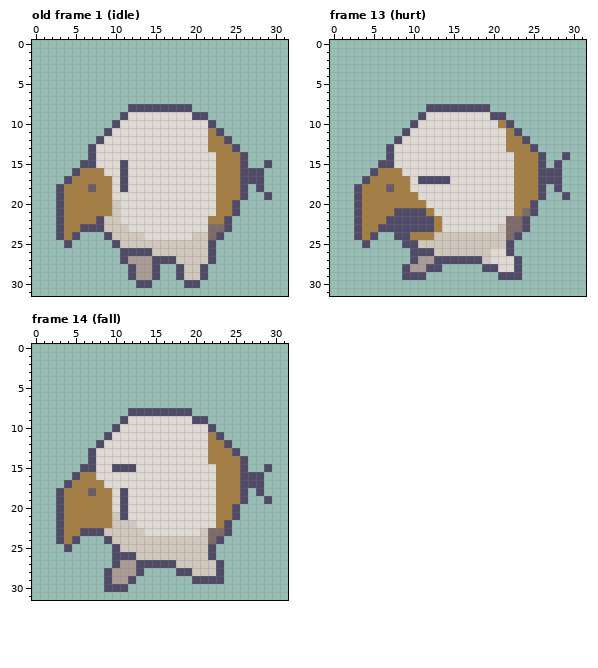
File history of a pixel-art file, characters/enemy/paroot/paroot.aseprite. That is the earlier state.
32x32 pixels, 14 frames. Shown: old frame 1 (idle), frame 13 (hurt), frame 14 (fall). The commit also changed other frames, which this record leaves out.
After the commit:
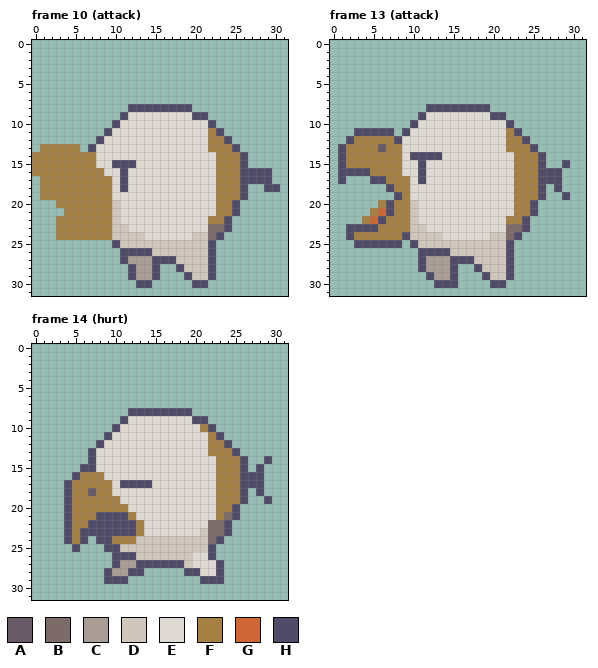
Palette (. is transparent): A #695a67  B #7c6b68  C #a99d95  D #cfc6bc  E #dfd9d3  F #a68043  G #cf6735  H #504b68
A new or re-ordered frame is compared with the old frame closest to it.
Author's note on the commit: Enemy attacks and nut bullets
From old to new:
frames re-ordered
--- frame 10 (attack) against old frame 1 (idle)
@@ x 0..31 @@
 12 ........HEEEEEEEEEEEEEFFH.......
-13 .......HEEEEEEEEEEEEEEFFFH......
-14 .......HEEEEEEEEEEEEEEEFFFH.....
-15 ......HHEEEHEEEEEEEEEEEFFFH..H..
-16 .....HFFFEEHEEEEEEEEEEEFFFHHH...
-17 ....HFFFFFEHEEEEEEEEEEEFFFHHH...
-18 ...HFFFAFFEHEEEEEEEEEEEFFFH.H...
-19 ...HFFFFFFEEEEEEEEEEEEEFFFH..H..
-20 ...HFFFFFFDEEEEEEEEEEEEFFH......
-21 ...HFFFFFFDEEEEEEEEEEEEFFH......
-22 ...HFFFFHDDEEEEEEEEEEEFFH.......
-23 ...HFFHHHDDDEEEEEEEEEEBBH.......
-24 ...HFH...HDDDDEEEEEEDDBH........
-25 ....H.....HDDDDDDDDDDDH.........
+13 .FFFFF.HEEEEEEEEEEEEEEFFFH......
+14 FFFFFFFFEEEEEEEEEEEEEEEFFFH.....
+15 FFFFFFFFEEHHHEEEEEEEEEEFFFH.....
+16 FFFFFFFFFEEHEEEEEEEEEEEFFFHHHH..
+17 .FFFFFFFFFEHEEEEEEEEEEEFFFHHHH..
+18 .FFFFFFFFFEHEEEEEEEEEEEFFFH..HH.
+19 .FFFFFFFFFEEEEEEEEEEEEEFFFH.....
+20 ...FFFFFFFDEEEEEEEEEEEEFFH......
+21 ....FFFFFFDEEEEEEEEEEEEFFH......
+22 ...FFFFFFFDEEEEEEEEEEEFFH.......
+23 ...FFFFFFFDDEEEEEEEEEEBBH.......
+24 ...FFFFFFFDDDDEEEEEEDDBH........
+25 ..........HDDDDDDDDDDDH.........
 26 ...........HHHHDDDDDDDH.........
 27 ...........HCCCHHHDDDDH.........
-28 ............HCCH..HDDH..........
-29 ............HCCH..HDDH..........
-30 .............HH....HH...........
+28 ............HCCH..HDDDH.........
+29 ............HCCH...HDDH.........
+30 .............HH.....HH..........
 31 ................................
--- frame 13 (attack)
@@ x 0..31 @@
  9 ...........HEEEEEEEEHH..........
-10 ..........HEEEEEEEEEEFH.........
-11 .........HEEEEEEEEEEEEFH........
-12 ........HEEEEEEEEEEEEEFFH.......
-13 .......HEEEEEEEEEEEEEEFFFH......
-14 .......HEEEEEEEEEEEEEEEFFFH..H..
-15 ......HHEEEEEEEEEEEEEEEFFFH.H...
-16 .....HFFFEEEEEEEEEEEEEEFFFHHH...
-17 ....HFFFFFEHHHHEEEEEEEEFFFHHH...
-18 ...HFFFAFFEEEEEEEEEEEEEFFFH.H...
-19 ...HFFFFFFFEEEEEEEEEEEEFFFH..H..
-20 ...HFFFFFFFFEEEEEEEEEEEFFH......
-21 ...HFFFFHHHHFEEEEEEEEEEFBH......
-22 ...HFFFHHHHHHFEEEEEEEEBBH.......
-23 ...HFFHHHHHHHFEEEEEEEDBBH.......
-24 ...HFH..HHFFFDDDDDDDDDBH........
-25 ....H....HHDDDDDDDDDDDH.........
-26 ..........HHHDDDDDDDEEH.........
-27 ..........HCCHHHHHHDEEEH........
-28 .........HCCHH.....HHEEH........
-29 .........HHH.........HHH........
-30 ................................
+10 ..........HEEEEEEEEEEEH.........
+11 ...HHHHH.HEEEEEEEEEEEEFH........
+12 ..HFFFFFHEEEEEEEEEEEEEFFH.......
+13 .HFFFFAFFEEEEEEEEEEEEEFFFH......
+14 .HFFFFFFFEHHHHEEEEEEEEEFFFH.....
+15 .HFFFFFFFEEHEEEEEEEEEEEFFFH..H..
+16 .HHHHFFFFEEHEEEEEEEEEEEFFFHHH...
+17 .H...HHFFFEHEEEEEEEEEEEFFFHHH...
+18 .......HFFEEEEEEEEEEEEEFFFH.H...
+19 ........HFEEEEEEEEEEEEEFFFH..H..
+20 ......FHFFDEEEEEEEEEEEEFFH......
+21 .....FGHFFDEEEEEEEEEEEEFFH......
+22 ....FGHFFFDEEEEEEEEEEEFFH.......
+23 ..HHHHFFFFDDEEEEEEEEEEBBH.......
+24 ..HFFFFFFHDDDDEEEEEEDDBH........
+25 ...HHHHHH.HDDDDDDDDDDDH.........
+26 ...........HHHHDDDDDDDH.........
+27 ...........HCCCHHHDDDDH.........
+28 ...........HCCCH..HDDDH.........
+29 ............HCCH...HDDH.........
+30 .............HHH....HH..........
 31 ................................
--- frame 14 (hurt)
@@ x 19..23 @@
  9 EHH..
-10 EEEH.
+10 EEFH.
 11 EEEFH
@@ x 0..31 @@
 13 .......HEEEEEEEEEEEEEEFFFH......
-14 .......HEEEEEEEEEEEEEEFFFFH.....
-15 ......HHEEHHHEEEEEEEEEEFFFH..H..
-16 .....HFFEEEEEEEEEEEEEEEFFFHHH...
-17 ....HFFFFEEEEEEEEEEEEEEFFFHHH...
-18 ...HFFFAFFEHEEEEEEEEEEEFFFH.H...
-19 ...HFFFFFFEHEEEEEEEEEEEFFFH..H..
-20 ...HFFFFFFEHEEEEEEEEEEEFFH......
-21 ...HFFFFFFDHEEEEEEEEEEEFFH......
-22 ...HFFFFFFDDDEEEEEEEEEEFH.......
-23 ...HFFHHHDDDDDEEEEEEEDBBH.......
-24 ...HFH...HDDDDDDDDDDDDBH........
-25 ....H.....HDDDDDDDDDDDH.........
-26 ..........HHHDDDDDDDDDH.........
-27 ..........HCCHHHHHDDDDDH........
-28 .........HCCCH....HHDDDH........
-29 .........HCCH.......HHHH........
-30 .........HHH....................
+14 .......HEEEEEEEEEEEEEEEFFFH..H..
+15 ......HHEEEEEEEEEEEEEEEFFFH.H...
+16 .....HFFFEEEEEEEEEEEEEEFFFHHH...
+17 ....HFFFFFEHHHHEEEEEEEEFFFHHH...
+18 ....HFFAFFEEEEEEEEEEEEEFFFH.H...
+19 ....HFFFFFFEEEEEEEEEEEEFFFH..H..
+20 ....HFFFFFFFEEEEEEEEEEEFFH......
+21 ....HFFFHHHHFEEEEEEEEEEFBH......
+22 ....HFFHHHHHHFEEEEEEEEBBH.......
+23 ....HFHHHHHHHFEEEEEEEDBBH.......
+24 ....HFH.HHFFFDDDDDDDDDBH........
+25 .....H...HHDDDDDDDDDDDH.........
+26 ..........HHHDDDDDDDEEH.........
+27 ..........HCCHHHHHHDEEEH........
+28 .........HCCHH.....HHEEH........
+29 .........HHH.........HHH........
+30 ................................
 31 ................................
